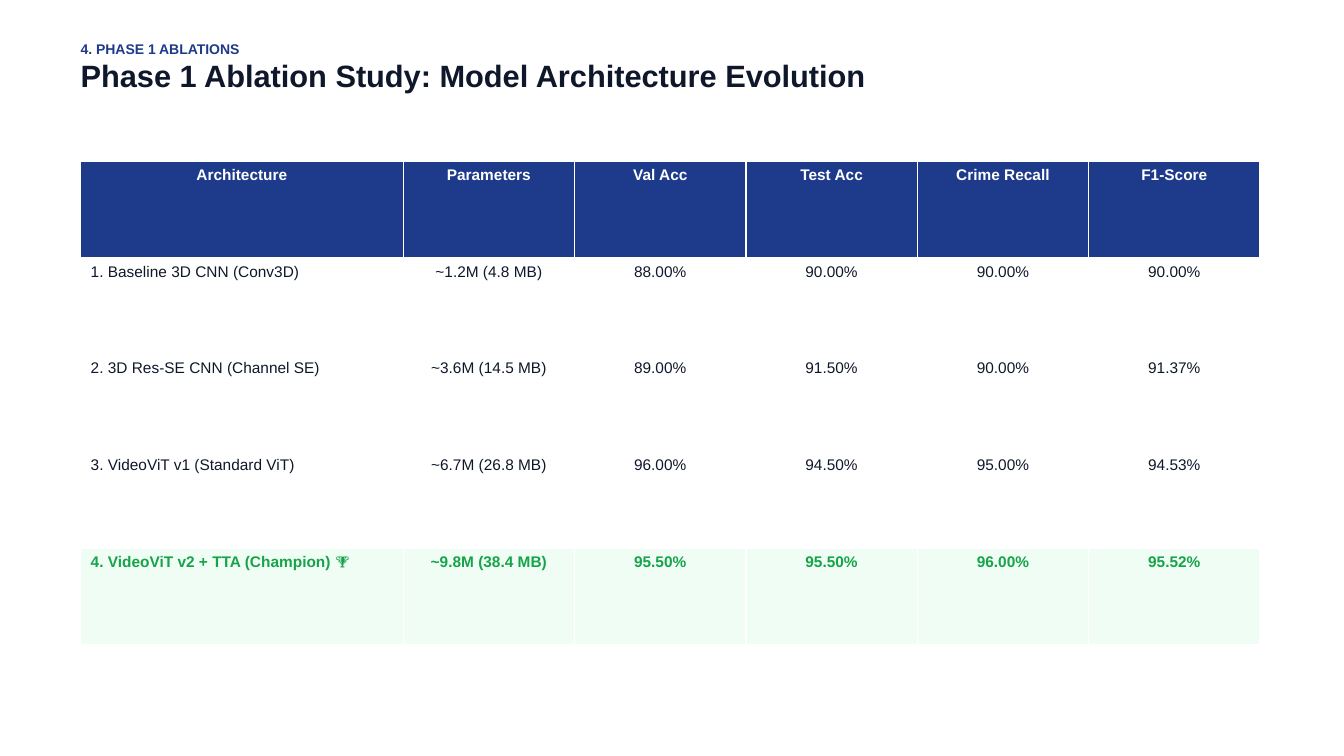
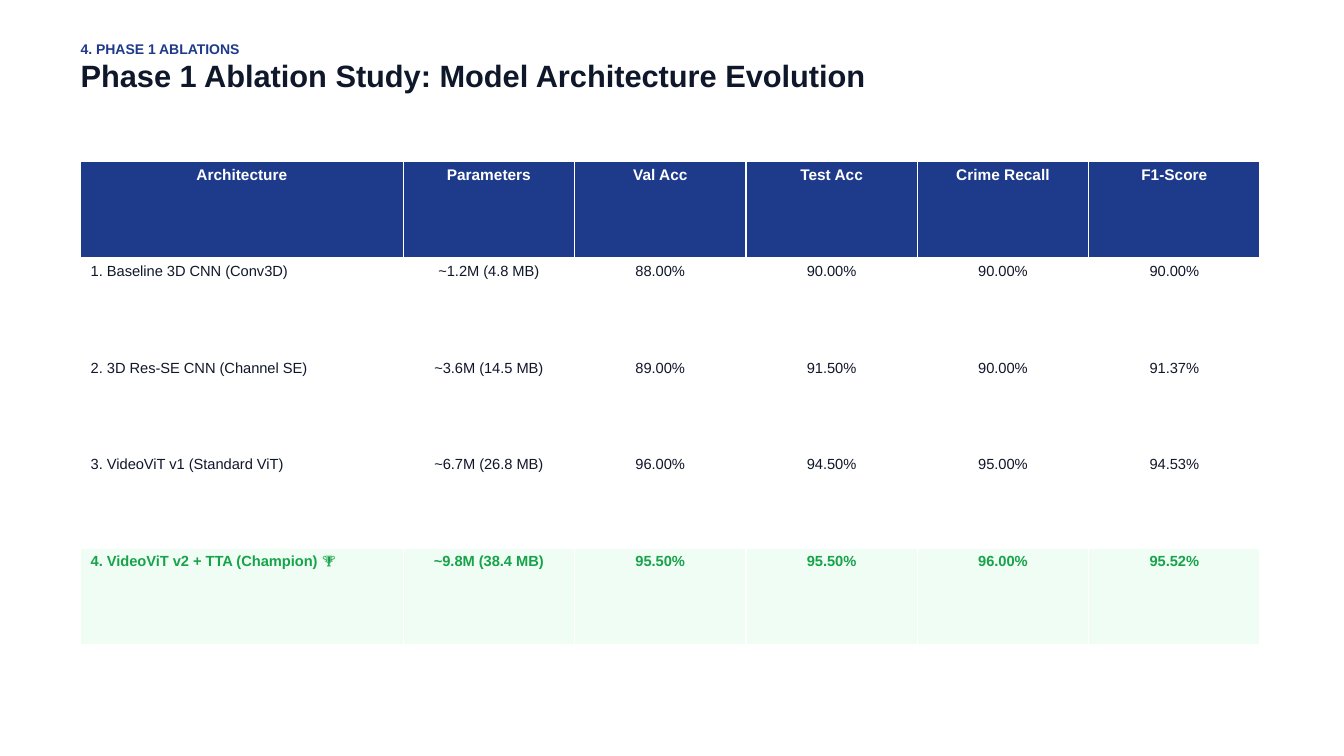
Before and after one commit to Visshu78/Realtime_Crime_detection, a slide deck: slide 6 of Crime_Detection_CCTV_Presentation.pptx. Drawn at 1344x756 pixels with LibreOffice and Linux fonts; fonts in the diff are those of the drawing. Boxes give left, top, right and bottom in pixels: in the first picture for what was removed or moved away, otherwise in the second. Text is boxed around its words. In the diff, an @@ line names an element or a change of style, - is before the commit and + after.

```diff
--- a/Crime_Detection_CCTV_Presentation.pptx
+++ b/Crime_Detection_CCTV_Presentation.pptx
@@ table at <box>81,161,1260,645</box> @@
@@ size 11 to 10.5 pt in "1. Baseline 3D CNN (Conv3D)", "~1.2M (4.8 MB)", "88.00%", "90.00%" and 20 more places @@
```
Also in this commit, not shown: 2 other slides changed, 1 slide added, 1 other file.
